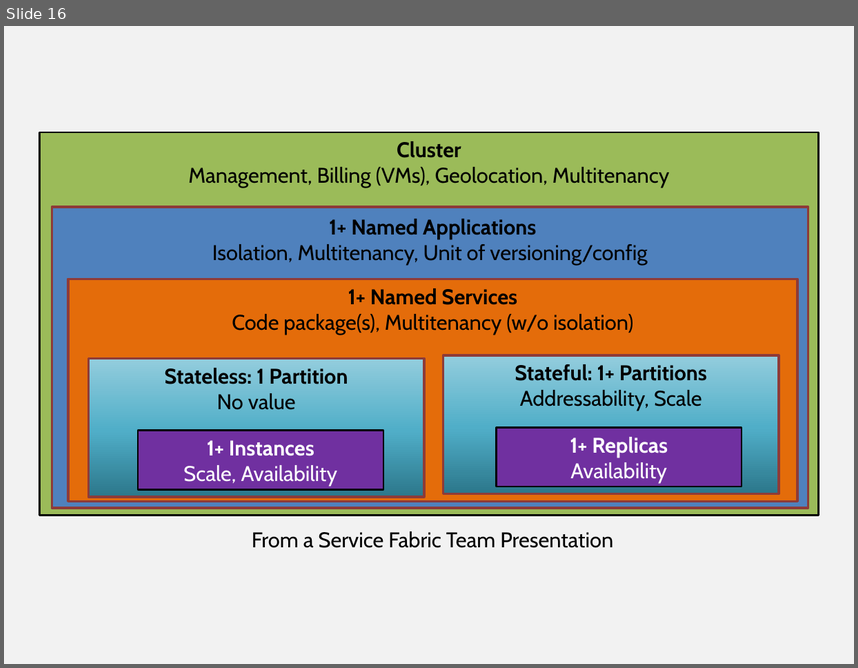
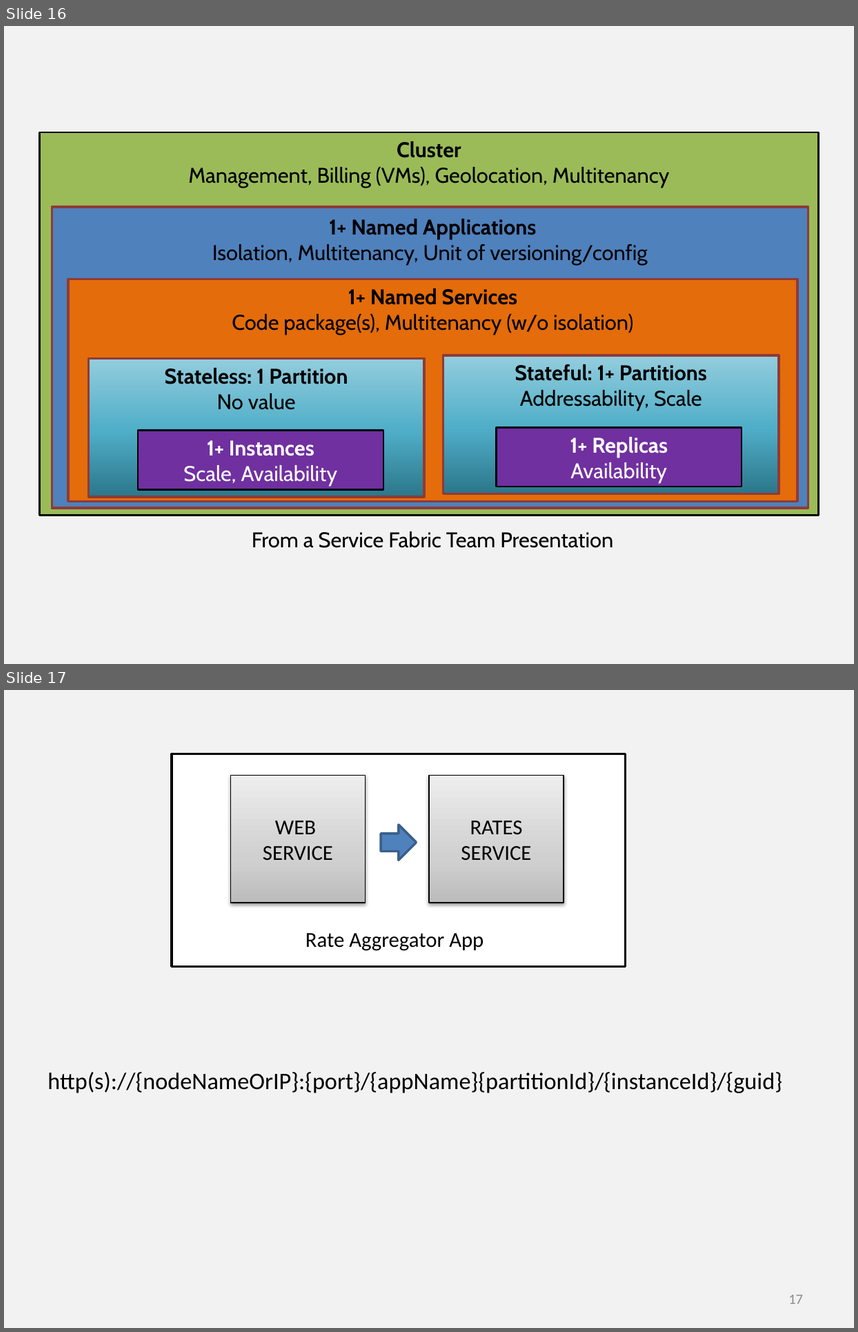
Before and after one commit to khaledhikmat/khaledhikmat.github.io, a slide deck: illustrations/illustrations.pptx. Shown one above the other, each under a label of ours: slide 16 before the commit, slides 16 and 17 after it. The pictures are 858x668 and 858x1332 pixels, drawn with LibreOffice and Linux fonts; fonts in the diff are those of the drawing. Boxes give left, top, right and bottom in pixels: in the first picture for what was removed or moved away, otherwise in the second. Text is boxed around its words. In the diff, an @@ line names an element or a change of style, - is before the commit and + after.

Commit message:
Added Service Fabric Fundamentals:

```diff
--- a/illustrations/illustrations.pptx
+++ b/illustrations/illustrations.pptx
@@ slide 17 added at box(4, 690, 854, 1328), background #F2F2F2 @@
@@ rectangle added at box(172, 753, 626, 966), fill #FFFFFF, outline #000000 2 pt @@
@@ rectangle added at box(231, 775, 366, 903), fill gradient #BDBDBD to #D1D1D1 to #EEEEEE, outline #000000 0.75 pt, 18 pt, text #000000 @@
+WEB
+SERVICE
@@ rectangle added at box(429, 775, 564, 903), fill gradient #BDBDBD to #D1D1D1 to #EEEEEE, outline #000000 0.75 pt, 18 pt, text #000000 @@
+RATES SERVICE
@@ right arrow added at box(381, 825, 417, 860), fill #4F81BD, outline #3A5F8C 2 pt @@
@@ text added at box(306, 933, 484, 951), 18 pt, text #000000 @@
+Rate Aggregator App
@@ text added at box(47, 1072, 782, 1093), 20 pt, text #000000 @@
+http(s)://{nodeNameOrIP}:{port}/{appName}{partitionId}/{instanceId}/{guid}
@@ page number added at box(789, 1294, 803, 1303), 12 pt, text #8C8C8C @@
+17
```
Also in this commit, not shown: 1 other slide added, 5 other files.
